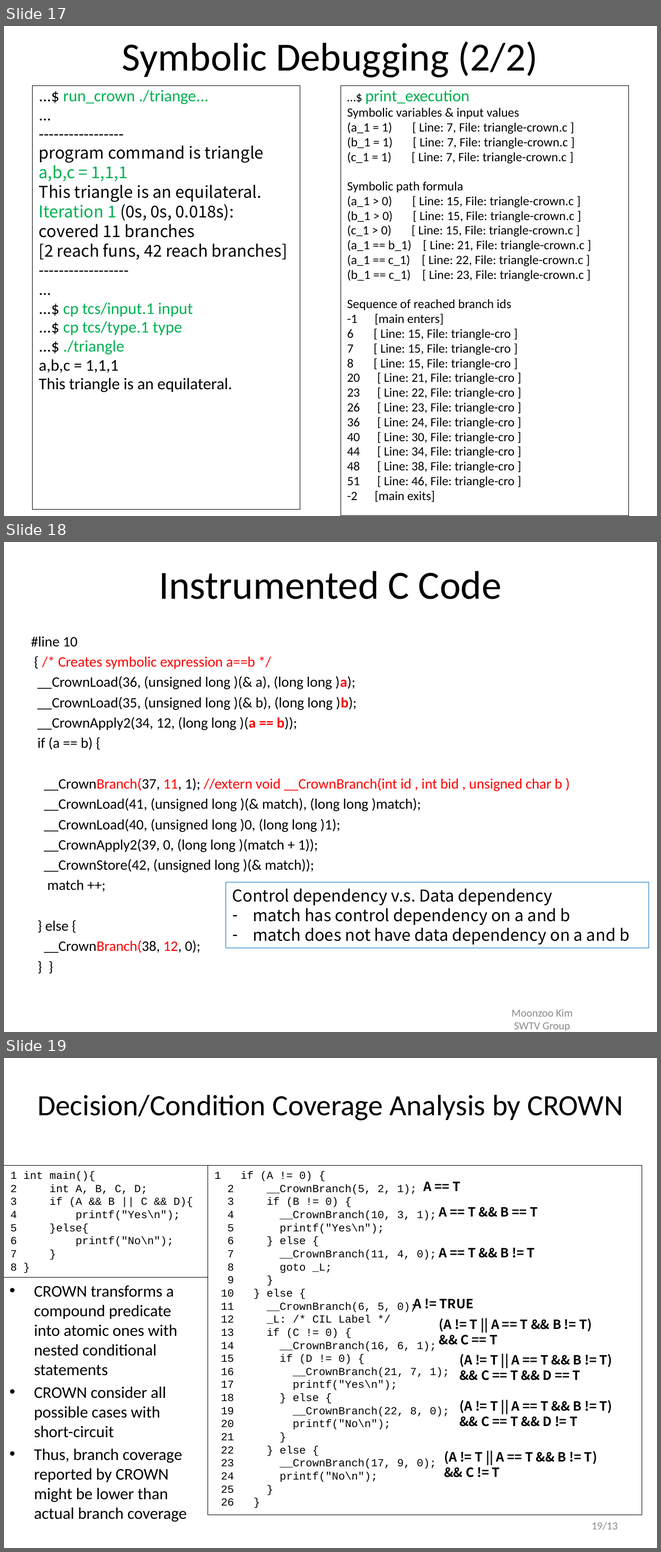
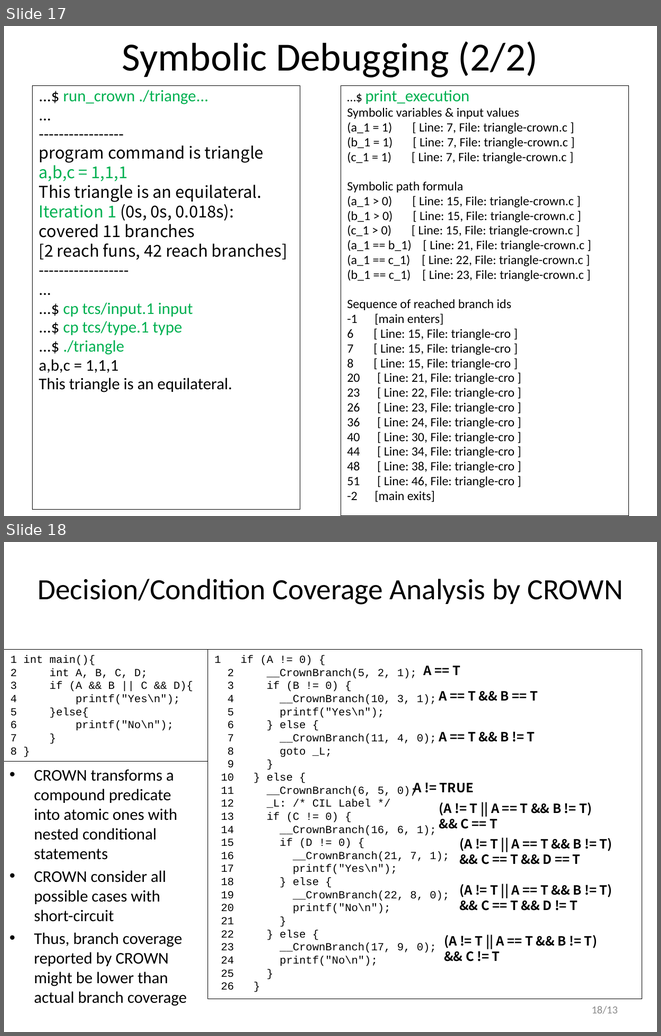
Before and after one commit to swtv-kaist/cs458-spring23, a slide deck: 3-fuzz-concolic/lec32-crown_tutorial-v3.pptx. Shown one above the other, each under a label of ours: slides 17, 18 and 19 before the commit, slides 17 and 18 after it. The pictures are 661x1552 and 661x1036 pixels, drawn with LibreOffice and Linux fonts; fonts in the diff are those of the drawing; background and template pictures are left out. Boxes give left, top, right and bottom in pixels: in the first picture for what was removed or moved away, otherwise in the second. Text is boxed around its words. In the diff, an @@ line names an element or a change of style, - is before the commit and + after.

```diff
--- a/3-fuzz-concolic/lec32-crown_tutorial-v3.pptx
+++ b/3-fuzz-concolic/lec32-crown_tutorial-v3.pptx
@@ slide 18 removed at bbox=[4, 542, 657, 1032], background #FFFFFF @@
@@ title removed at bbox=[159, 571, 502, 599] @@
-Instrumented C Code
@@ text removed at bbox=[31, 636, 562, 953] @@
-#line 10
-{ /* Creates symbolic expression a==b */
-__CrownLoad(36, (unsigned long )(& a), (long long )a);
-__CrownLoad(35, (unsigned long )(& b), (long long )b);
-__CrownApply2(34, 12, (long long )(a == b));
-if (a == b) {
-__CrownBranch(37, 11, 1); //extern void __CrownBranch(int id , int bid , unsigned char b )
-__CrownLoad(41, (unsigned long )(& match), (long long )match);
-__CrownLoad(40, (unsigned long )0, (long long )1);
-__CrownApply2(39, 0, (long long )(match + 1));
-__CrownStore(42, (unsigned long )(& match));
-match ++;
-} else {
-__CrownBranch(38, 12, 0);
-} }
@@ rectangle removed at bbox=[226, 882, 648, 948] @@
-Control dependency v.s. Data dependency
-– match has control dependency on a and b
-– match does not have data dependency on a and b
@@ text removed at bbox=[512, 1009, 573, 1031] @@
-Moonzoo Kim SWTV Group
@@ what was slide 19 is now slide 18 @@
@@ page number at bbox=[592, 1006, 618, 1014]: text changed @@
-19/13
+18/13
```
Also in this commit, not shown: 1 slide changed, 1 slide added, 5 other files.
